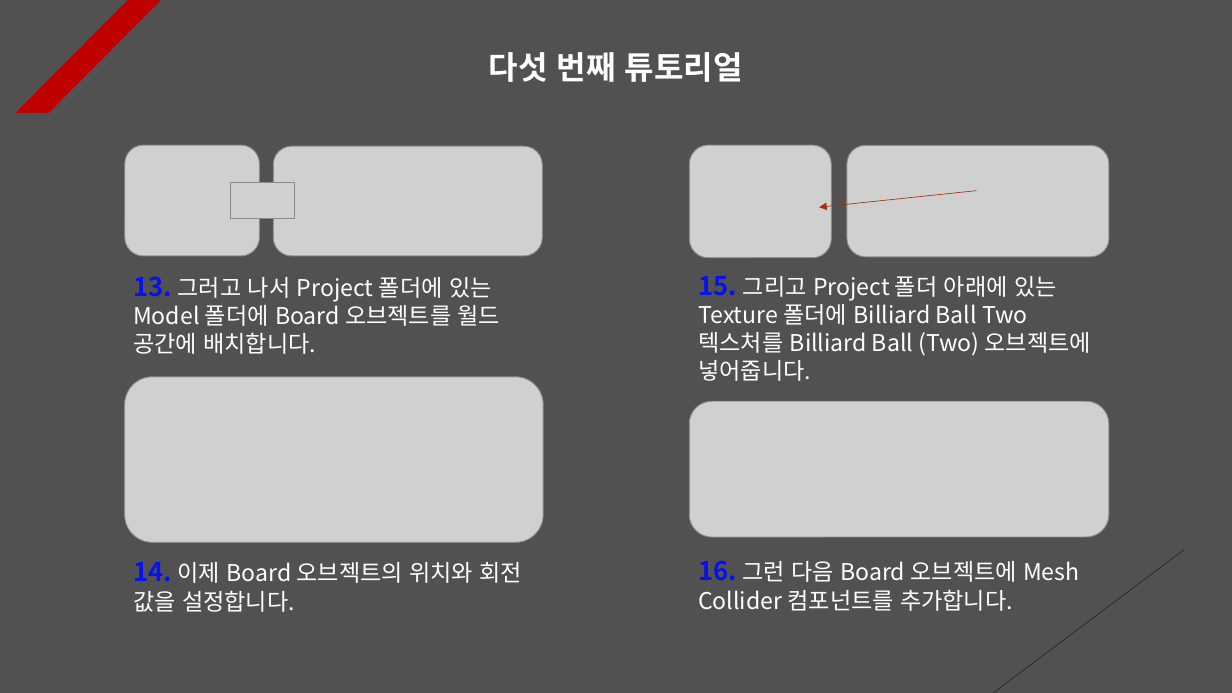
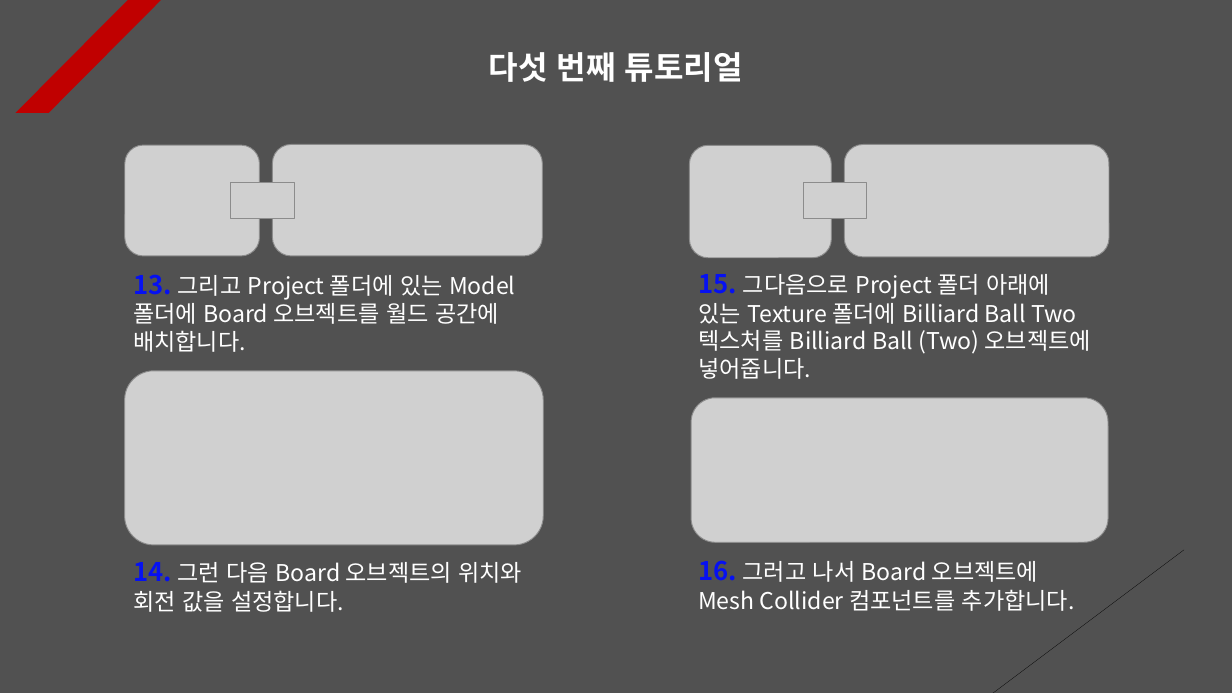
Before and after one commit to Unity2033/3D-UnityEngine, a slide deck: slide 5 of Assets/Physics/PPT Data/Physics Example.pptx. Drawn at 1232x693 pixels with LibreOffice and Linux fonts; fonts in the diff are those of the drawing; grey boxes stand for pictures. Boxes give left, top, right and bottom in pixels: in the first picture for what was removed or moved away, otherwise in the second. Text is boxed around its words. In the diff, an @@ line names an element or a change of style, - is before the commit and + after.

```diff
--- a/Assets/Physics/PPT Data/Physics Example.pptx
+++ b/Assets/Physics/PPT Data/Physics Example.pptx
@@ picture added at bbox=[803, 183, 867, 219] @@
@@ arrow removed from (977, 190) to (819, 207) @@
@@ text at bbox=[133, 274, 515, 352]: text changed @@
-13. 그러고 나서 Project 폴더에 있는 Model 폴더에 Board 오브젝트를 월드 공간에 배치합니다.
+13. 그리고 Project 폴더에 있는 Model 폴더에 Board 오브젝트를 월드 공간에 배치합니다.
@@ text at bbox=[698, 274, 1091, 379]: text changed @@
-15. 그리고 Project 폴더 아래에 있는 Texture 폴더에 Billiard Ball Two 텍스처를 Billiard Ball (Two) 오브젝트에 넣어줍니다.
+15. 그다음으로 Project 폴더 아래에 있는 Texture 폴더에 Billiard Ball Two 텍스처를 Billiard Ball (Two) 오브젝트에 넣어줍니다.
@@ picture: place and size @@
-picture at bbox=[125, 377, 543, 543]
+picture at bbox=[125, 371, 543, 544]
@@ picture: place and size @@
-picture at bbox=[689, 401, 1109, 537]
+picture at bbox=[691, 398, 1108, 543]
@@ text at bbox=[133, 562, 522, 612]: text changed @@
-14. 이제 Board 오브젝트의 위치와 회전 값을 설정합니다.
+14. 그런 다음 Board 오브젝트의 위치와 회전 값을 설정합니다.
@@ text at bbox=[698, 560, 1075, 611]: text changed @@
-16. 그런 다음 Board 오브젝트에 Mesh Collider 컴포넌트를 추가합니다.
+16. 그러고 나서 Board 오브젝트에 Mesh Collider 컴포넌트를 추가합니다.
```
Also in this commit, not shown: 5 other slides changed, 14 other files.
